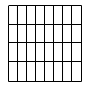
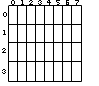
Two versions of the same layered image (99x86). Layer-by-layer changes:
added layer "Layer 2" above "Layer 3" over [3, 12, 7, 17]
added layer "Layer 4" above "Layer 5" over [2, 48, 6, 53]
added layer "Layer 5" above "Layer 0" over [2, 69, 6, 74]
painted on "Layer 0" over [11, 0, 79, 5]
